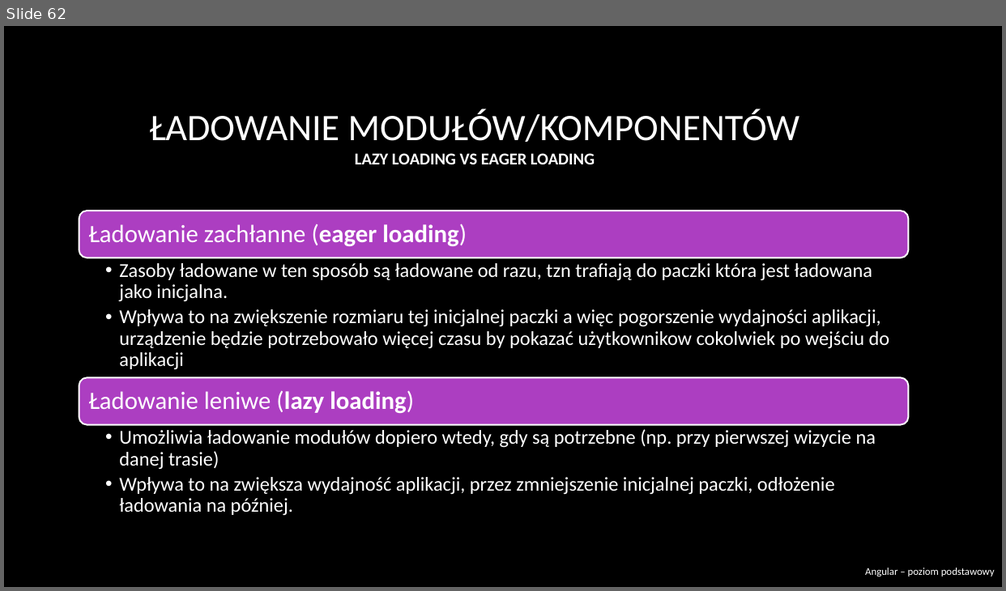
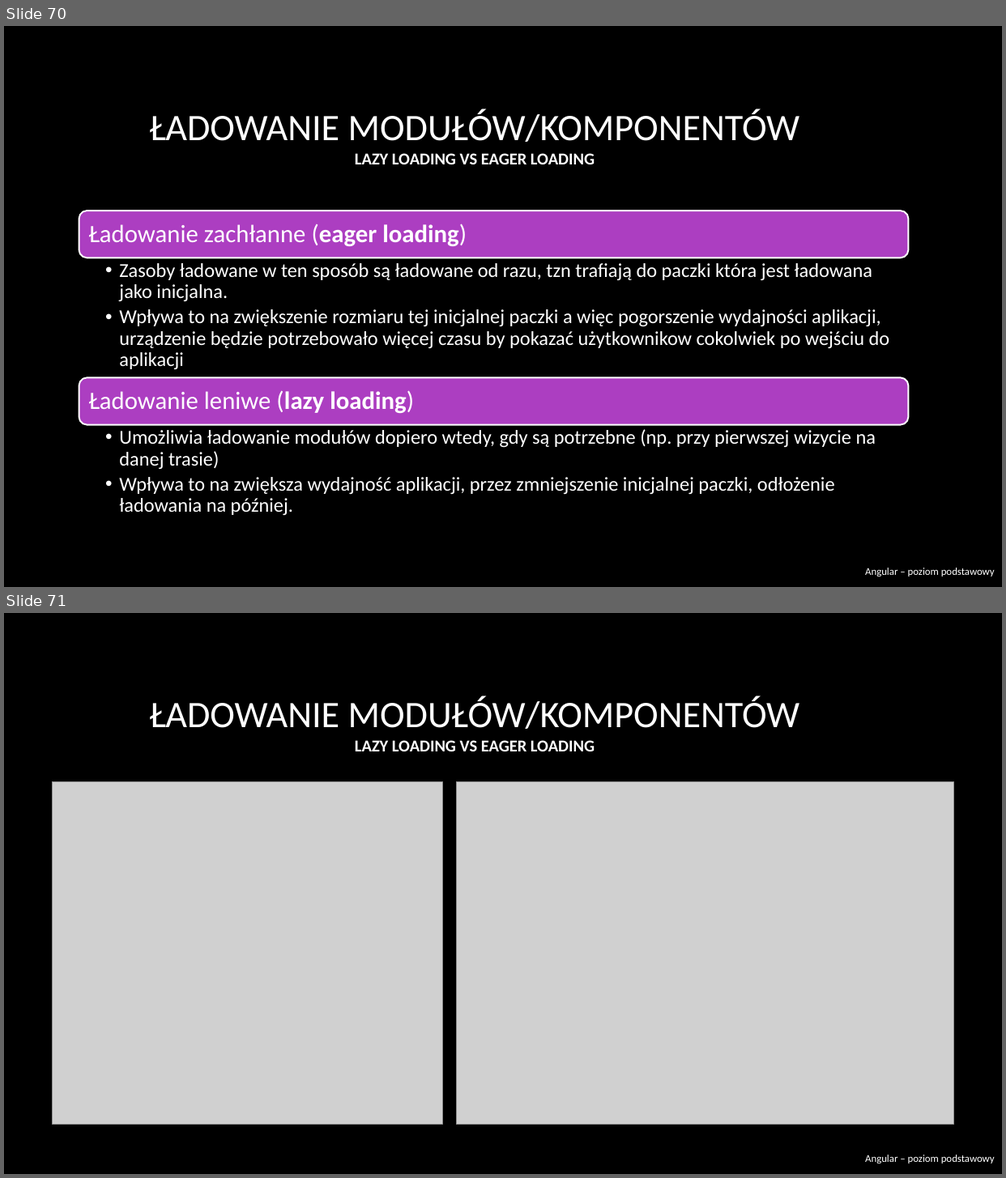
Before and after one commit to RafalSzczuka/angular-course-pfr, a slide deck: prezentacja/Angular beginner.pptx. Shown one above the other, each under a label of ours: slide 62 before the commit, slides 70 and 71 after it. The pictures are 1006x591 and 1006x1178 pixels, drawn with LibreOffice and Linux fonts; fonts in the diff are those of the drawing; grey boxes stand for pictures; background and template pictures are left out. Boxes give left, top, right and bottom in pixels: in the first picture for what was removed or moved away, otherwise in the second. Text is boxed around its words. In the diff, an @@ line names an element or a change of style, - is before the commit and + after.

```diff
--- a/prezentacja/Angular beginner.pptx
+++ b/prezentacja/Angular beginner.pptx
@@ slide 71 added at (4, 613, 1002, 1174), background picture (left out) @@
@@ title added at (150, 696, 800, 752), 36 pt, text #FFFFFF @@
+ŁADOWANIE MODUŁÓW/KOMPONENTÓW
+LAZY LOADING VS EAGER LOADING
@@ picture added at (53, 782, 443, 1124) @@
@@ picture added at (456, 782, 953, 1124) @@
@@ text added at (865, 1155, 995, 1164), 10 pt, text #FFFFFF @@
+Angular – poziom podstawowy
@@ what was slide 62 is now slide 70 @@
```
Also in this commit, not shown: 11 slides changed, 18 other slides added, 1 slide removed.
